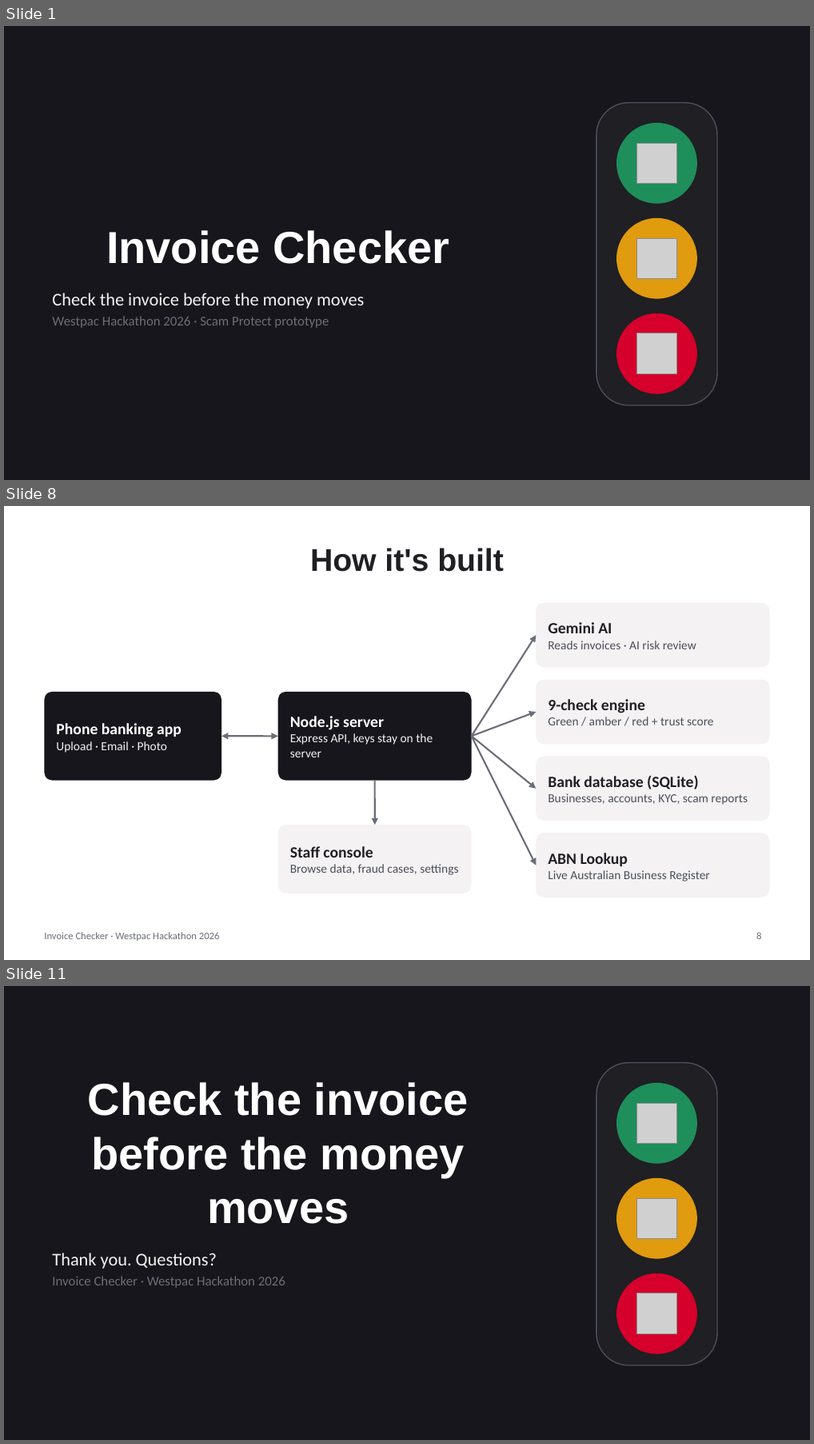
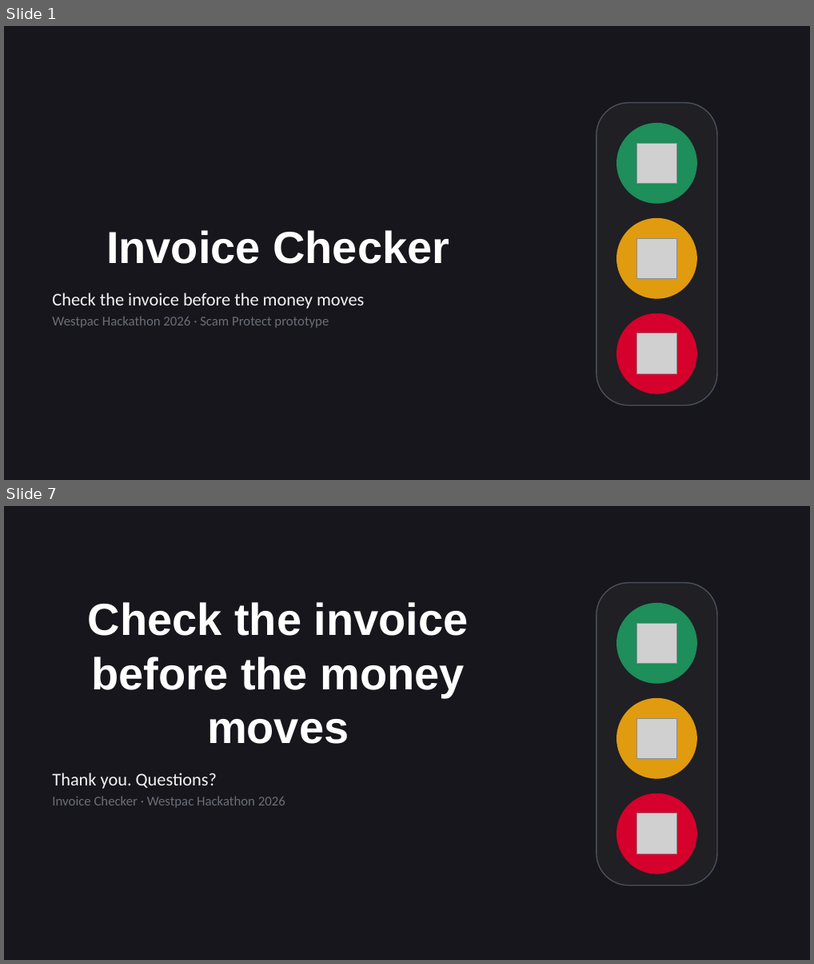
Before and after one commit to Lachlan-Barnett/Westpac-Hackathon-Invoice-Scanner-Project-2026, a slide deck: Invoice-Checker-Presentation.pptx. Shown one above the other, each under a label of ours: slides 1, 8 and 11 before the commit, slides 1 and 7 after it; the slides between them are not shown. The pictures are 814x1444 and 814x964 pixels, drawn with LibreOffice and Linux fonts; fonts in the diff are those of the drawing; grey boxes stand for pictures. Boxes give left, top, right and bottom in pixels: in the first picture for what was removed or moved away, otherwise in the second. Text is boxed around its words. In the diff, an @@ line names an element or a change of style, - is before the commit and + after.

```diff
--- a/Invoice-Checker-Presentation.pptx
+++ b/Invoice-Checker-Presentation.pptx
@@ slide 8 removed at (x1=4, y1=506, x2=810, y2=960), background #FFFFFF @@
@@ title removed at (x1=310, y1=548, x2=504, y2=572) @@
-How it's built
@@ rounded rectangle removed at (x1=536, y1=603, x2=770, y2=668) @@
@@ text removed at (x1=548, y1=622, x2=697, y2=649) @@
-Gemini AI
-Reads invoices · AI risk review
@@ arrow removed from (472, 736) to (536, 635) @@
@@ rounded rectangle removed at (x1=44, y1=692, x2=222, y2=780) @@
@@ rounded rectangle removed at (x1=278, y1=692, x2=472, y2=780) @@
@@ rounded rectangle removed at (x1=536, y1=680, x2=770, y2=744) @@
@@ text removed at (x1=290, y1=716, x2=433, y2=757) @@
-Node.js server
-Express API, keys stay on the server
@@ arrow removed from (472, 736) to (536, 712) @@
@@ text removed at (x1=548, y1=699, x2=714, y2=725) @@
-9-check engine
-Green / amber / red + trust score
@@ text removed at (x1=56, y1=723, x2=182, y2=752) @@
-Phone banking app
-Upload · Email · Photo
@@ double arrow removed from (222, 736) to (278, 736) @@
@@ arrow removed from (472, 736) to (536, 788) @@
@@ arrow removed from (472, 736) to (536, 865) @@
@@ rounded rectangle removed at (x1=536, y1=756, x2=770, y2=820) @@
@@ arrow removed from (375, 780) to (375, 824) @@
@@ text removed at (x1=548, y1=775, x2=748, y2=804) @@
-Bank database (SQLite)
-Businesses, accounts, KYC, scam reports
@@ rounded rectangle removed at (x1=278, y1=824, x2=472, y2=893) @@
@@ rounded rectangle removed at (x1=536, y1=832, x2=770, y2=897) @@
@@ text removed at (x1=290, y1=846, x2=458, y2=875) @@
-Staff console
-Browse data, fraud cases, settings
@@ text removed at (x1=548, y1=852, x2=710, y2=881) @@
-ABN Lookup
-Live Australian Business Register
@@ text removed at (x1=44, y1=932, x2=220, y2=940) @@
-Invoice Checker · Westpac Hackathon 2026
@@ page number removed at (x1=757, y1=932, x2=762, y2=939) @@
-8
@@ what was slide 11 is now slide 7 @@
```
Also in this commit, not shown: 4 slides changed, 1 slide added, 4 other slides removed.
